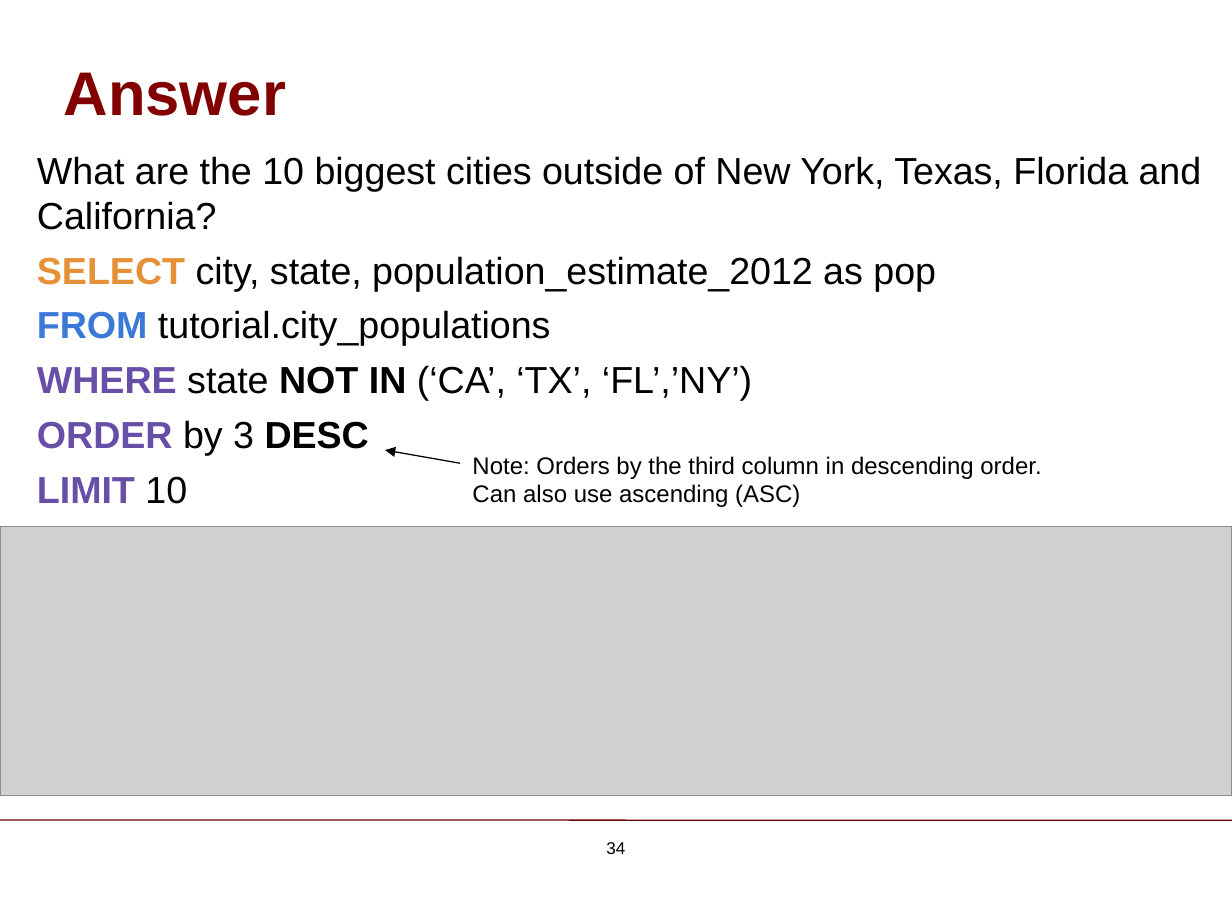
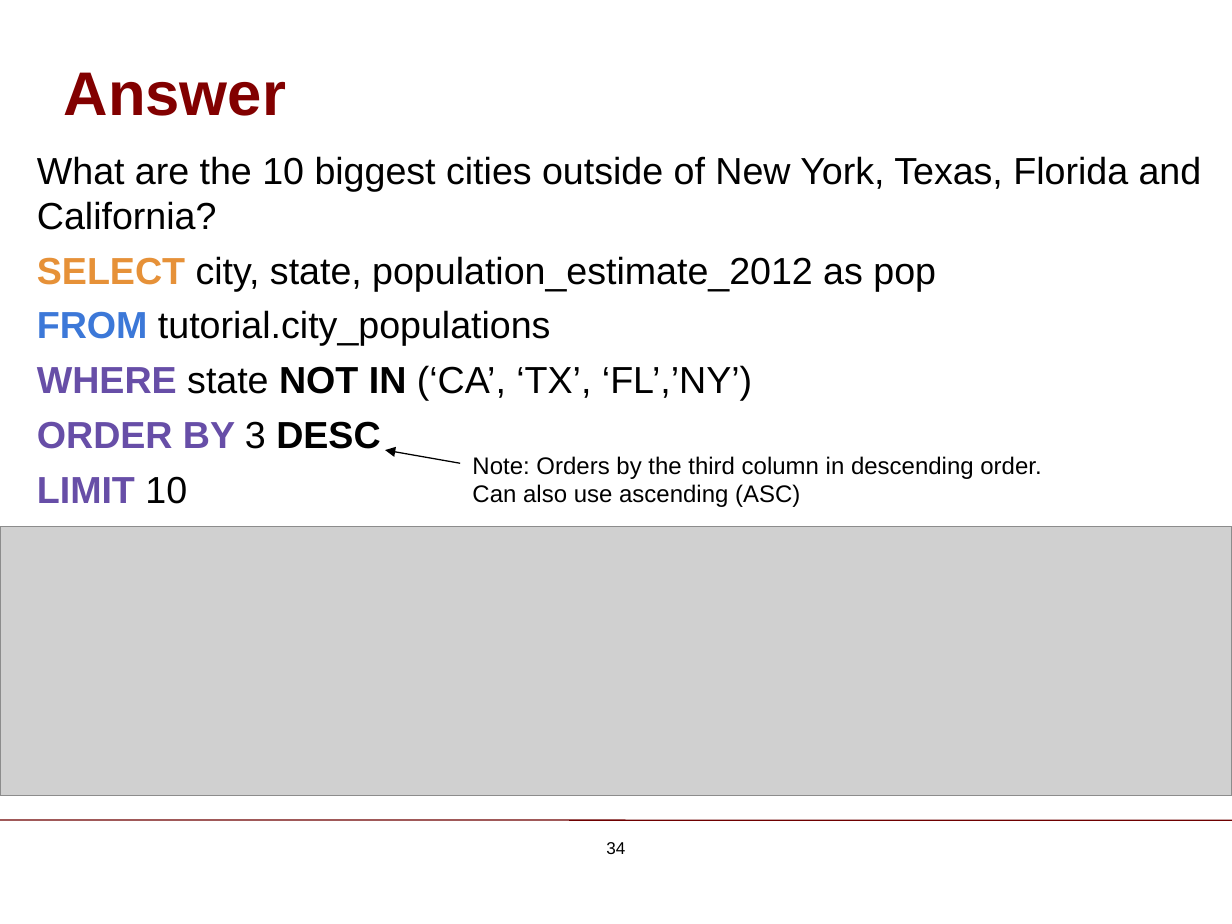
Before and after one commit to ChicagoBoothAnalytics/site, a slide deck: slide 34 of zzz MEDIA/SQL Basics.pptx. Drawn at 1232x924 pixels with LibreOffice and Linux fonts; fonts in the diff are those of the drawing; grey boxes stand for pictures; background and template pictures are left out. Boxes give left, top, right and bottom in pixels: in the first picture for what was removed or moved away, otherwise in the second. Text is boxed around its words. In the diff, an @@ line names an element or a change of style, - is before the commit and + after.

```diff
--- a/zzz MEDIA/SQL Basics.pptx
+++ b/zzz MEDIA/SQL Basics.pptx
@@ text at [37,421,380,449]: text changed; text colour #000000 to #674EA7 @@
-ORDER by 3 DESC
+ORDER BY 3 DESC
```
Also in this commit, not shown: 5 other slides changed.
